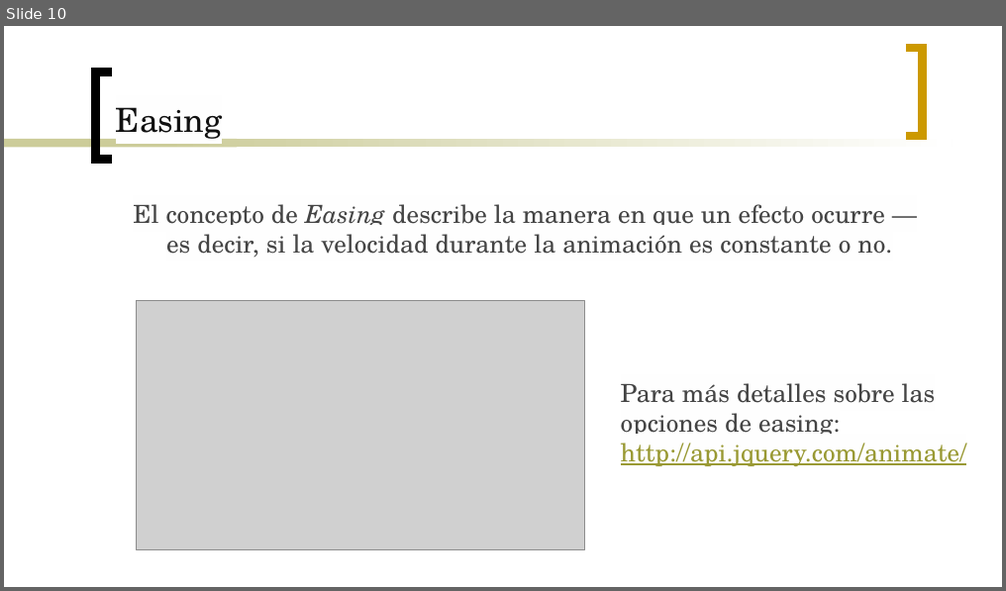
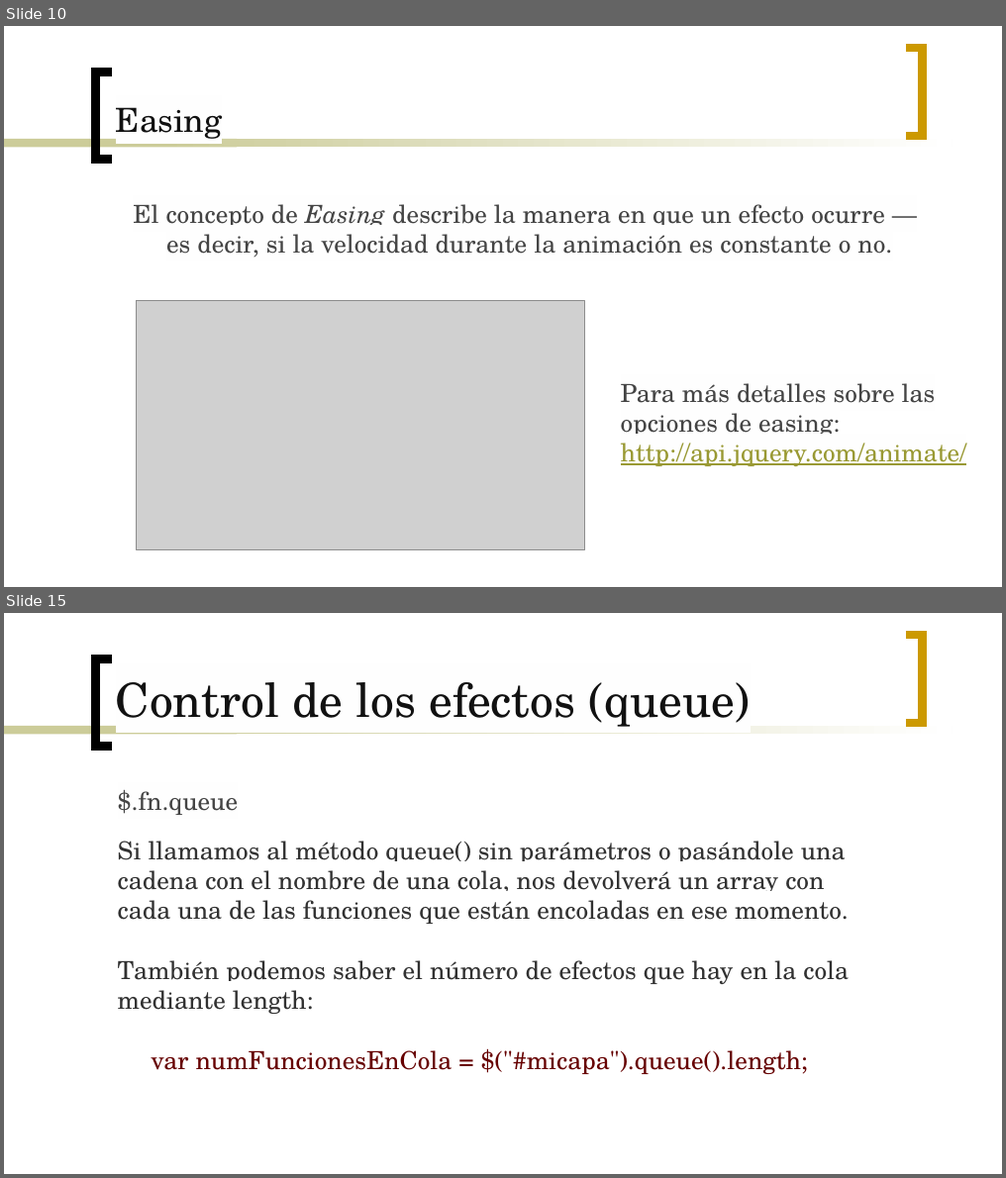
Before and after one commit to Gmuela/Apuntes, a slide deck: Interfaces/Temas/U8.3 - Efectos jQuery.pptx. Shown one above the other, each under a label of ours: slide 10 before the commit, slides 10 and 15 after it; the slides between them are not shown. The pictures are 1006x591 and 1006x1178 pixels, drawn with LibreOffice and Linux fonts; fonts in the diff are those of the drawing; grey boxes stand for pictures. Boxes give left, top, right and bottom in pixels: in the first picture for what was removed or moved away, otherwise in the second. Text is boxed around its words. In the diff, an @@ line names an element or a change of style, - is before the commit and + after.

```diff
--- a/Interfaces/Temas/U8.3 - Efectos jQuery.pptx
+++ b/Interfaces/Temas/U8.3 - Efectos jQuery.pptx
@@ slide 15 added at (4, 613, 1002, 1174), background #FFFFFF; not listed: 4 template elements that a slide beside it also shows @@
@@ title added at (116, 682, 750, 727), 34 pt, text #111111 @@
+Control de los efectos (queue)
@@ text added at (118, 790, 848, 1074), 18 pt, text #313131 @@
+$.fn.queue
+Si llamamos al método queue() sin parámetros o pasándole una cadena con el nombre de una cola, nos devolverá un array con cada una de las funciones que están encoladas en ese momento.
+También podemos saber el número de efectos que hay en la cola mediante length:
+var numFuncionesEnCola = $("#micapa").queue().length;
```
Also in this commit, not shown: 1 slide changed, 4 other slides added, 1 other file.
